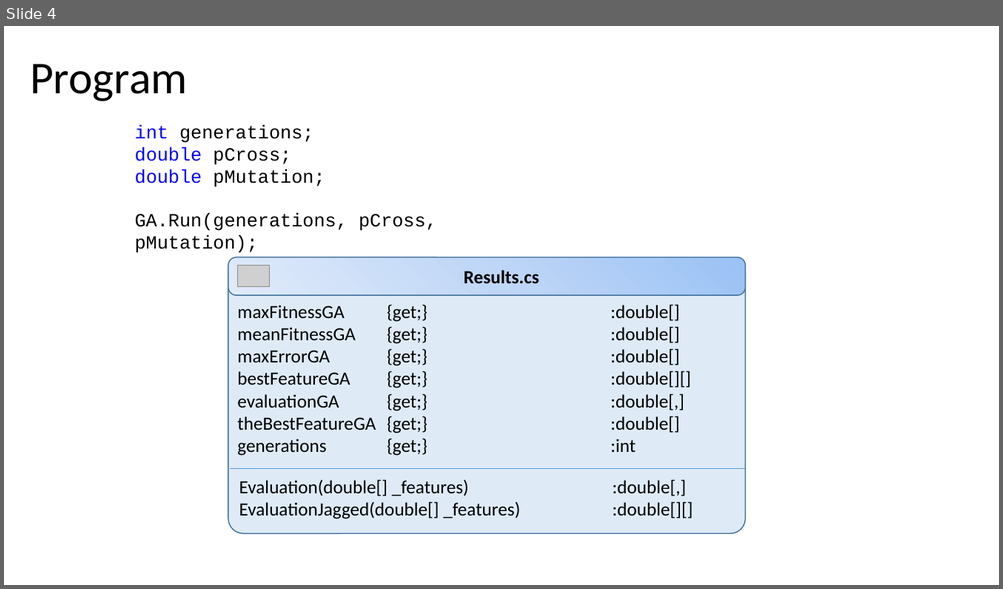
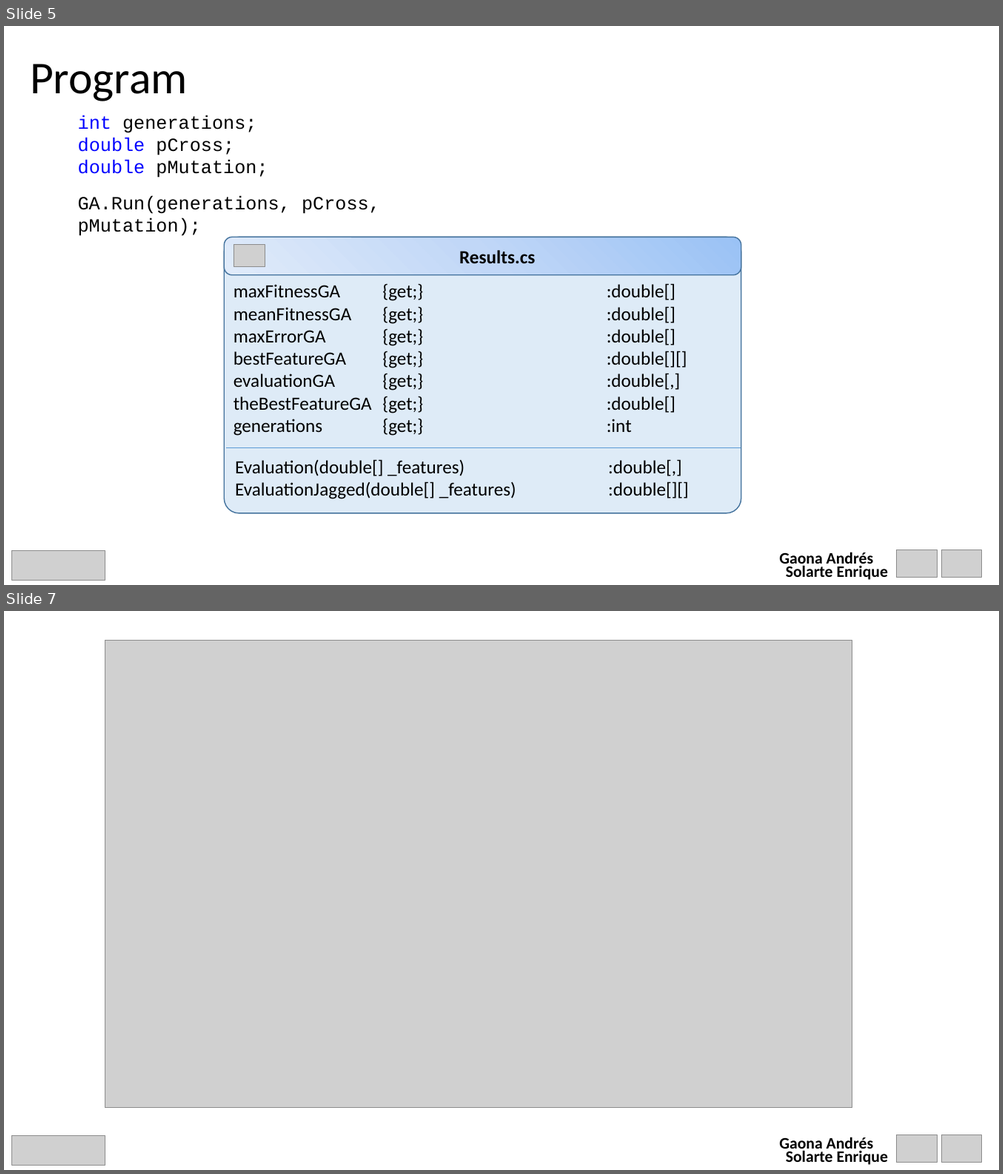
Before and after one commit to EnriqueSolarte/GA_appication, a slide deck: GA_application/GA_application/PresentationGA.pptx. Shown one above the other, each under a label of ours: slide 4 before the commit, slides 5 and 7 after it; the slides between them are not shown. The pictures are 1003x589 and 1003x1174 pixels, drawn with LibreOffice and Linux fonts; fonts in the diff are those of the drawing; grey boxes stand for pictures. Boxes give left, top, right and bottom in pixels: in the first picture for what was removed or moved away, otherwise in the second. Text is boxed around its words. In the diff, an @@ line names an element or a change of style, - is before the commit and + after.

```diff
--- a/GA_application/GA_application/PresentationGA.pptx
+++ b/GA_application/GA_application/PresentationGA.pptx
@@ slide 7 added at bbox=[4, 611, 999, 1170], background #FFFFFF @@
@@ picture added at bbox=[105, 641, 852, 1108] @@
@@ group added at bbox=[12, 1136, 982, 1166]: 3 pictures, 1 text @@
+Gaona Andrés
+Solarte Enrique
@@ what was slide 4 is now slide 5 @@
@@ slide 5 changed as well @@
@@ text "int generations;": place and size @@
-text "int generations;" at bbox=[135, 125, 324, 187]
+text "int generations;" at bbox=[78, 116, 267, 178]
@@ text "GA.Run(generations, pCross, pMutation);": place and size @@
-text "GA.Run(generations, pCross, pMutation);" at bbox=[135, 212, 437, 253]
+text "GA.Run(generations, pCross, pMutation);" at bbox=[78, 195, 380, 236]
@@ 2 rounded rectangles, 1 picture: place and size @@
-2 rounded rectangles, 1 picture at bbox=[228, 258, 745, 534]
+2 rounded rectangles, 1 picture at bbox=[224, 237, 741, 514]
@@ 2 texts, 1 line: place and size @@
-2 texts, 1 line at bbox=[230, 304, 745, 520]
+2 texts, 1 line at bbox=[225, 284, 740, 500]
@@ group added at bbox=[12, 551, 982, 581]: 3 pictures, 1 text @@
+Gaona Andrés
+Solarte Enrique
```
Also in this commit, not shown: 3 other slides changed, 2 other slides added, 1 other file.
